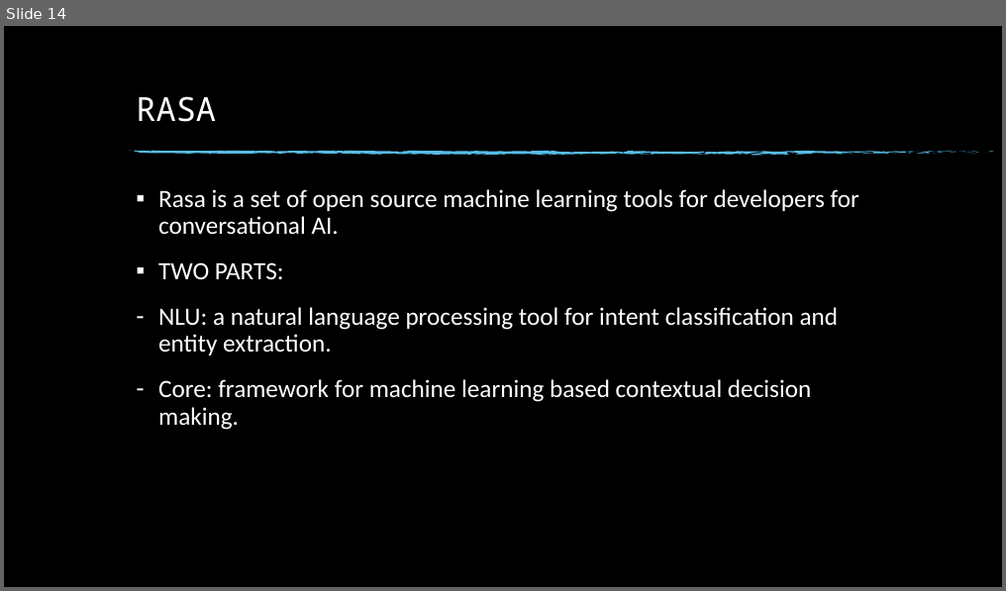
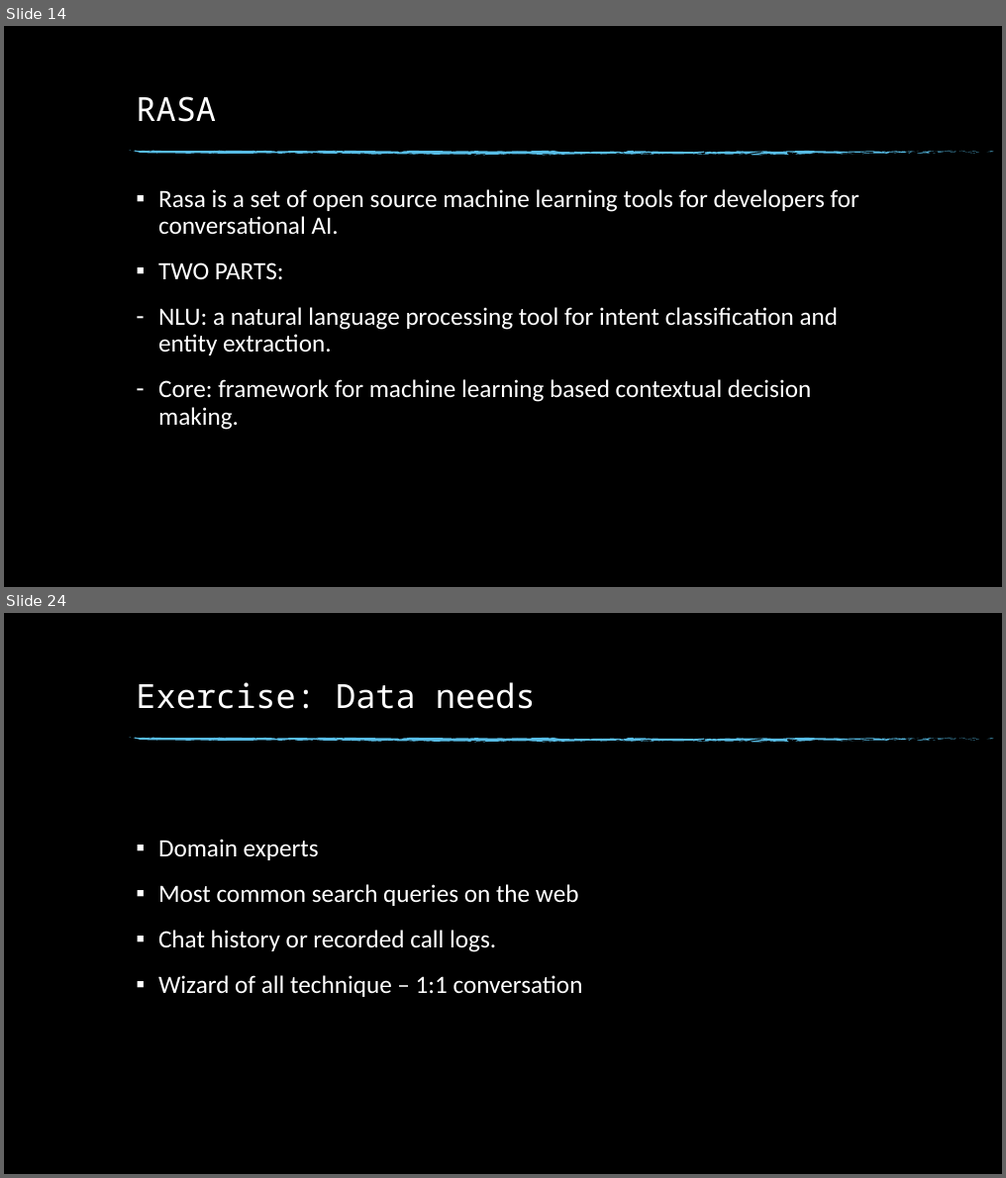
Before and after one commit to dinesh19aug/rasa-workshop, a slide deck: Natural Language Processing Workshop.pptx. Shown one above the other, each under a label of ours: slide 14 before the commit, slides 14 and 24 after it; the slides between them are not shown. The pictures are 1006x591 and 1006x1178 pixels, drawn with LibreOffice and Linux fonts; fonts in the diff are those of the drawing; background and template pictures are left out. Boxes give left, top, right and bottom in pixels: in the first picture for what was removed or moved away, otherwise in the second. Text is boxed around its words. In the diff, an @@ line names an element or a change of style, - is before the commit and + after.

Commit message:
Added exercise 2

```diff
--- a/Natural Language Processing Workshop.pptx
+++ b/Natural Language Processing Workshop.pptx
@@ slide 24 added at (4,613,1002,1174), background picture (left out); not listed: 74 template elements that a slide beside it also shows @@
@@ title added at (136,682,536,709), 32 pt, text #FFFFFF @@
+Exercise: Data needs
@@ text added at (158,839,583,997), 24 pt, text #FFFFFF @@
+▪ Domain experts
+▪ Most common search queries on the web
+▪ Chat history or recorded call logs.
+▪ Wizard of all technique – 1:1 conversation
```
Also in this commit, not shown: 11 other slides added, 3 other files.
